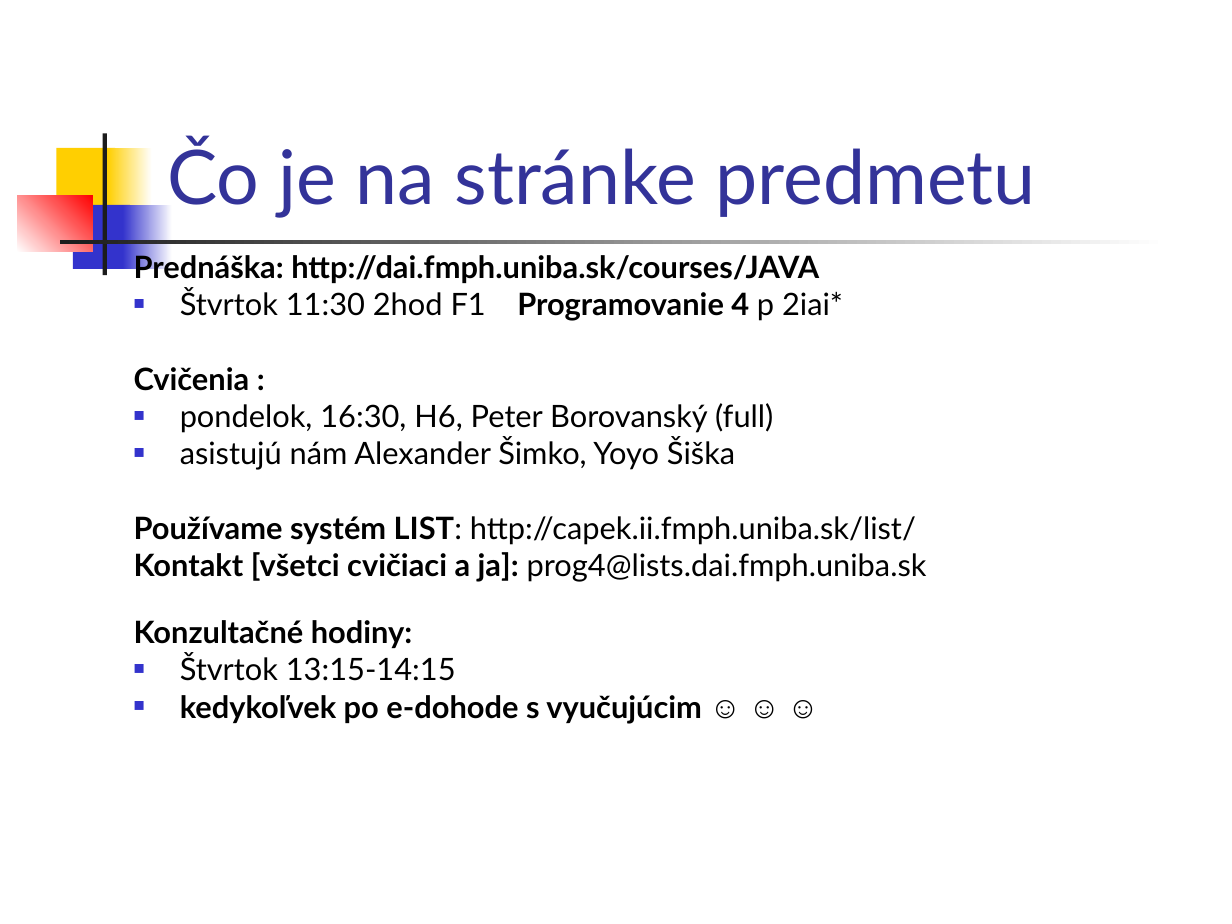
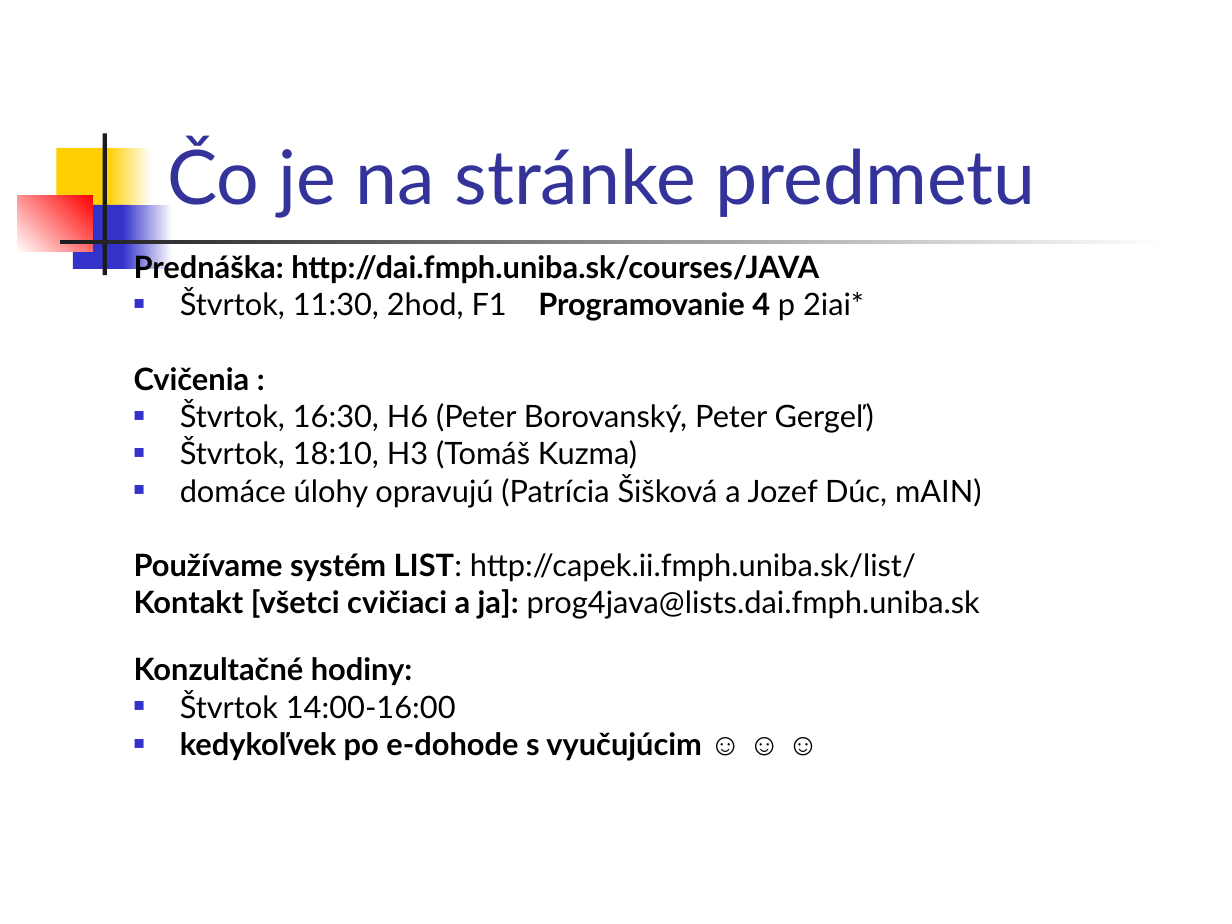
Before and after one commit to Programovanie4/Prednasky, a slide deck: slide 2 of 01/01_java.ppt. Drawn at 1232x924 pixels with LibreOffice and Linux fonts; fonts in the diff are those of the drawing. Boxes give left, top, right and bottom in pixels: in the first picture for what was removed or moved away, otherwise in the second. Text is boxed around its words. In the diff, an @@ line names an element or a change of style, - is before the commit and + after.

```diff
--- a/01/01_java.ppt
+++ b/01/01_java.ppt
@@ text at (180, 288, 864, 321): text changed @@
-■ Štvrtok 11:30 2hod F1 Programovanie 4 p 2iai*
+■ Štvrtok, 11:30, 2hod, F1 Programovanie 4 p 2iai*
@@ text at (180, 400, 982, 508): text changed @@
-■ pondelok, 16:30, H6, Peter Borovanský (full)
-■ asistujú nám Alexander Šimko, Yoyo Šiška
+■ Štvrtok, 16:30, H6 (Peter Borovanský, Peter Gergeľ)
+■ Štvrtok, 18:10, H3 (Tomáš Kuzma)
+■ domáce úlohy opravujú (Patrícia Šišková a Jozef Dúc, mAIN)
@@ text at (134, 589, 980, 619): text changed @@
-Kontakt [všetci cvičiaci a ja]: prog4@lists.dai.fmph.uniba.sk
+Kontakt [všetci cvičiaci a ja]: prog4java@lists.dai.fmph.uniba.sk
@@ text at (180, 691, 456, 719): text changed @@
-■ Štvrtok 13:15-14:15
+■ Štvrtok 14:00-16:00
```
Also in this commit, not shown: 20 other slides changed, 1 slide added, 1 other file.
